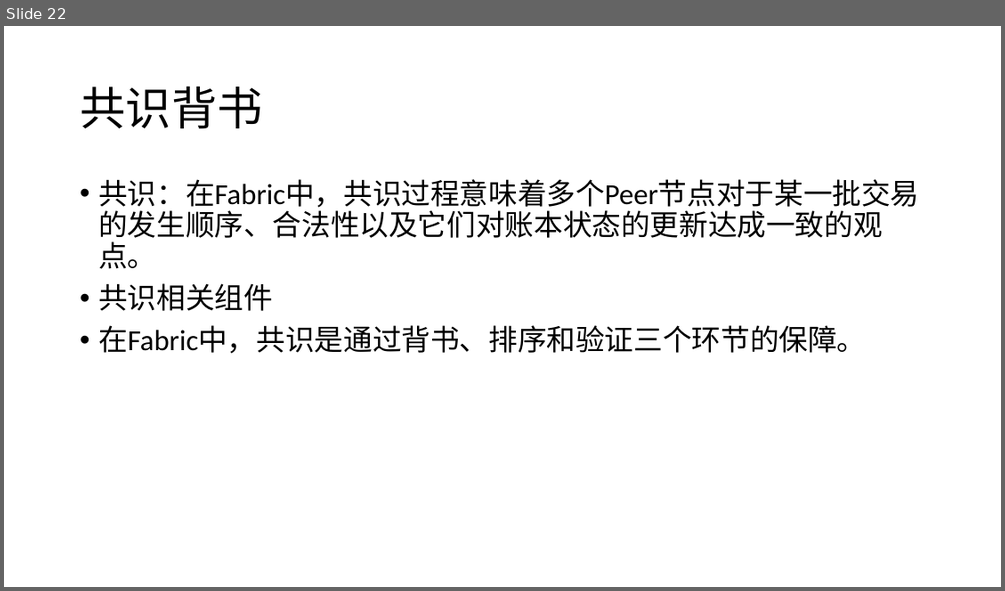
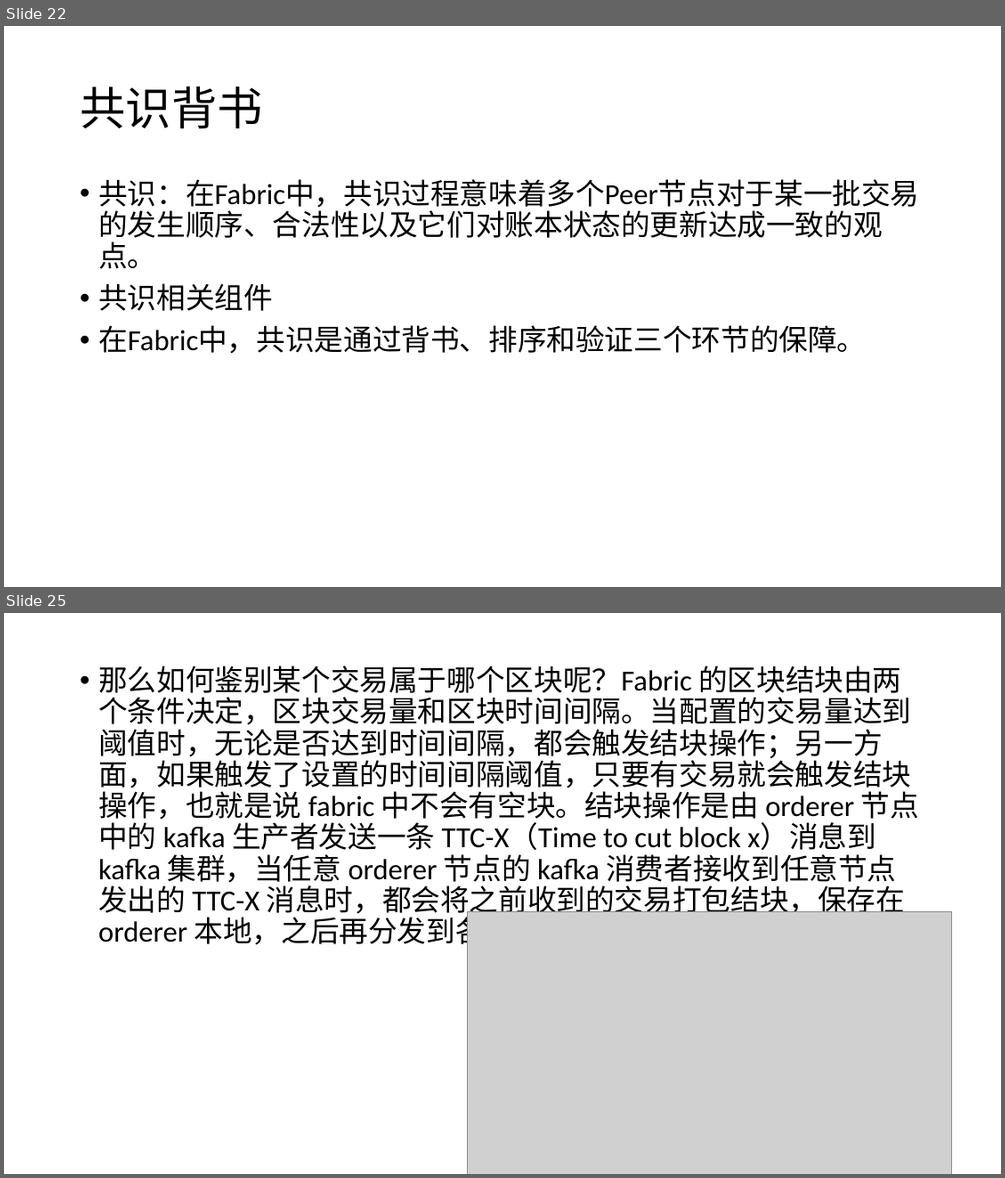
Before and after one commit to db1600800/fabric, a slide deck: 区块链基础概念.ppt. Shown one above the other, each under a label of ours: slide 22 before the commit, slides 22 and 25 after it; the slides between them are not shown. The pictures are 1005x591 and 1005x1178 pixels, drawn with LibreOffice and Linux fonts; fonts in the diff are those of the drawing; grey boxes stand for pictures. Boxes give left, top, right and bottom in pixels: in the first picture for what was removed or moved away, otherwise in the second. Text is boxed around its words. In the diff, an @@ line names an element or a change of style, - is before the commit and + after.

```diff
--- a/区块链基础概念.ppt
+++ b/区块链基础概念.ppt
@@ slide 25 added at box(4, 613, 1001, 1174), background #FFFFFF @@
@@ text added at box(98, 666, 919, 950), 28 pt, text #000000 @@
+• 那么如何鉴别某个交易属于哪个区块呢？Fabric 的区块结块由两个条件决定，区块交易量和区块时间间隔。当配置的交易量达到阈值时，无论是否达到时间间隔，都会触发结块操作；另一方面，如果触发了设置的时间间隔阈值，只要有交易就会触发结块操作，也就是说 fabric 中不会有空块。结块操作是由 orderer 节点中的 kafka 生产者发送一条 TTC-X（Time to cut block x）消息到 kafka 集群，当任意 orderer 节点的 kafka 消费者接收到任意节点发出的 TTC-X 消息时，都会将之前收到的交易打包结块，保存在 orderer 本地，之后再分发到各 peer 节点。
@@ picture added at box(468, 912, 952, 1174) @@
```
Also in this commit, not shown: 2 other slides added.
